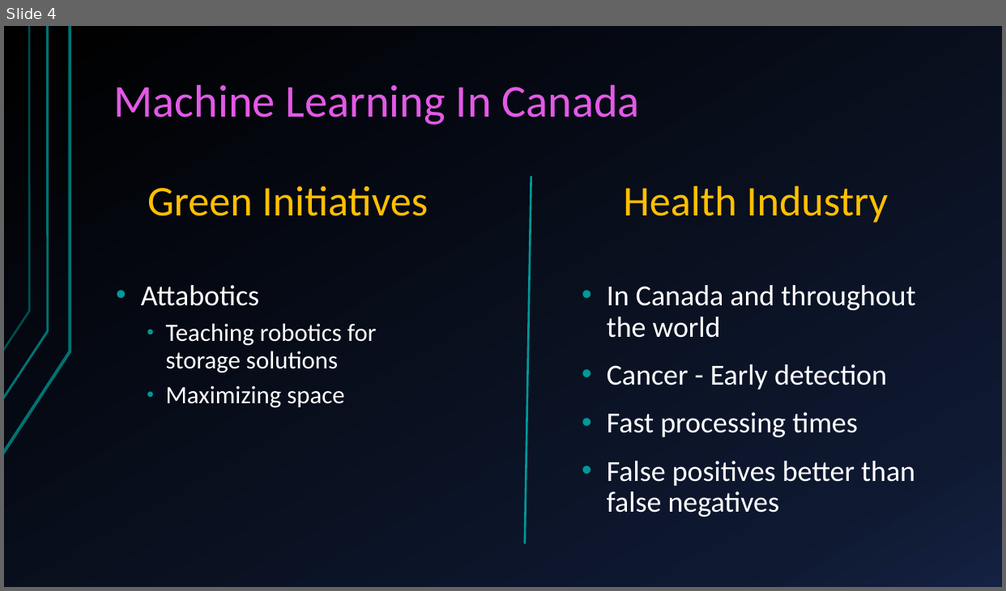
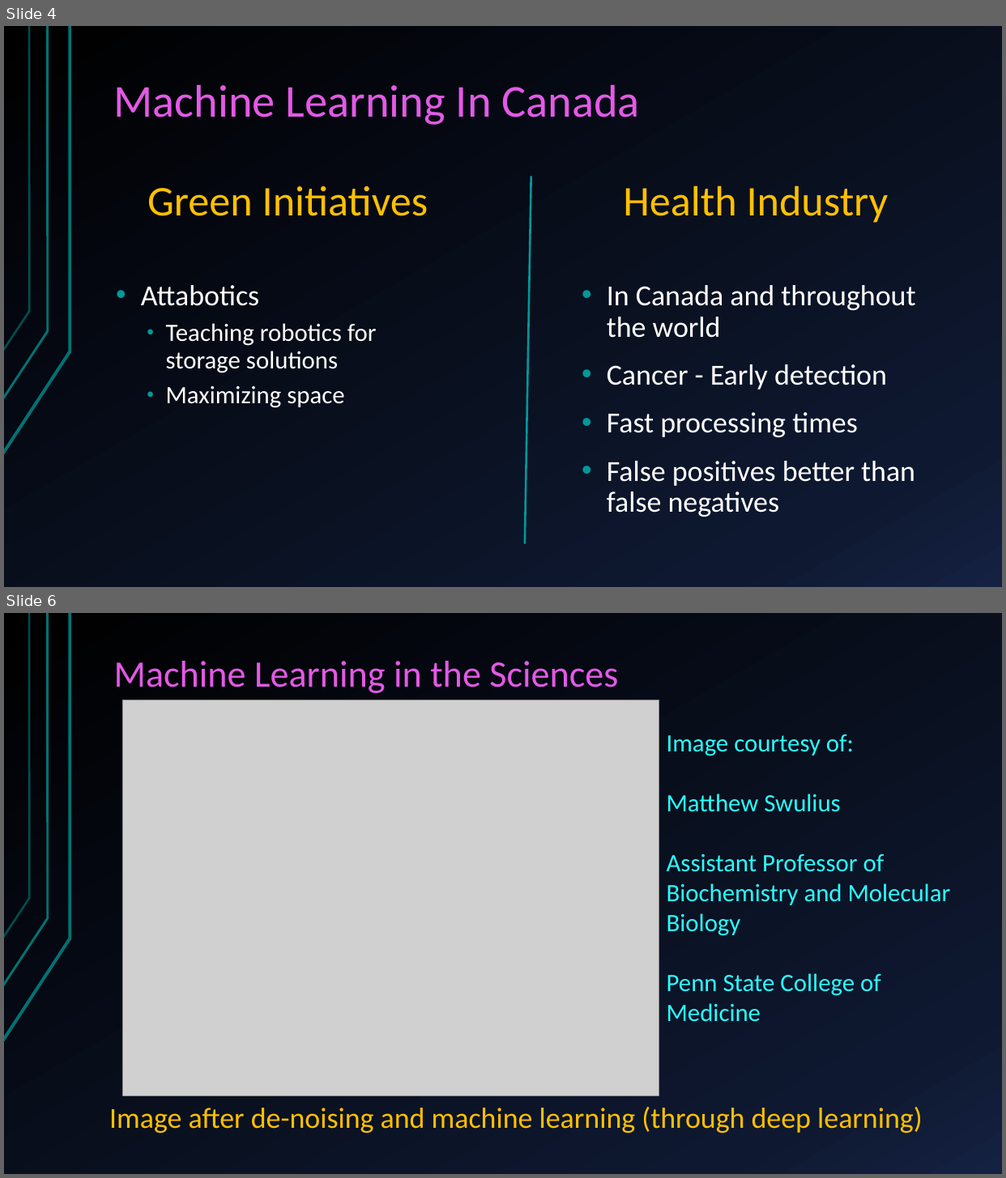
Before and after one commit to Mivenya/lt_presentation, a slide deck: lt_presentation/MWLightning.pptx. Shown one above the other, each under a label of ours: slide 4 before the commit, slides 4 and 6 after it; the slides between them are not shown. The pictures are 1006x591 and 1006x1178 pixels, drawn with LibreOffice and Linux fonts; fonts in the diff are those of the drawing; grey boxes stand for pictures. Boxes give left, top, right and bottom in pixels: in the first picture for what was removed or moved away, otherwise in the second. Text is boxed around its words. In the diff, an @@ line names an element or a change of style, - is before the commit and + after.

```diff
--- a/lt_presentation/MWLightning.pptx
+++ b/lt_presentation/MWLightning.pptx
@@ slide 6 added at (4,613,1002,1174), background gradient #000000 to #0F1931 to #142242; not listed: 3 template elements that a slide beside it also shows @@
@@ title added at (114,661,618,693), 36 pt, text #E359E6 @@
+Machine Learning in the Sciences
@@ picture added at (122,700,659,1097) @@
@@ text added at (667,735,951,1022), 24 pt, text #29FFFF @@
+Image courtesy of:
+Matthew Swulius
+Assistant Professor of Biochemistry and Molecular Biology
+Penn State College of Medicine
@@ text added at (109,1107,923,1133), 28 pt, text #FFC000 @@
+Image after de-noising and machine learning (through deep learning)
```
Also in this commit, not shown: 1 slide changed, 2 other slides added, 9 slides removed.
